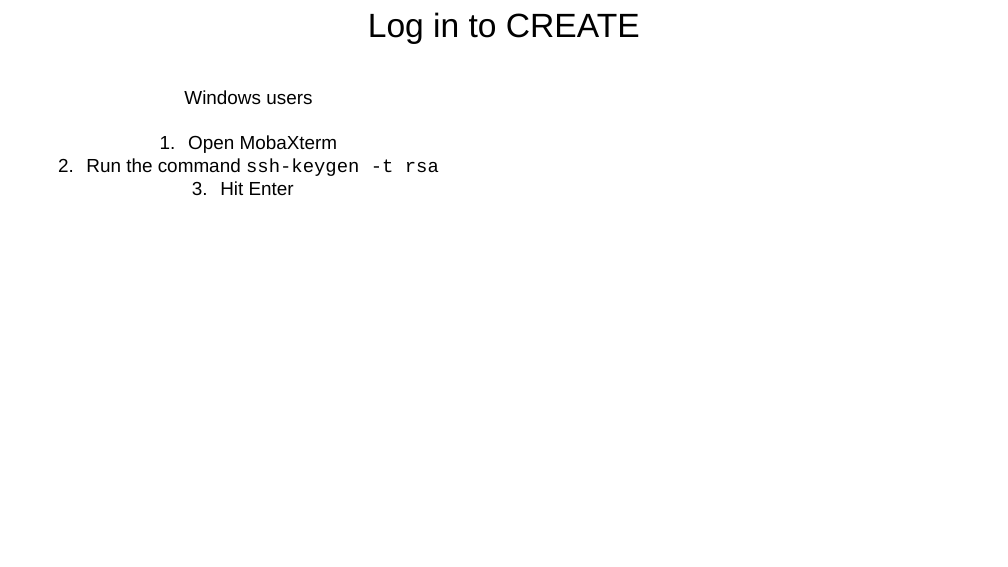
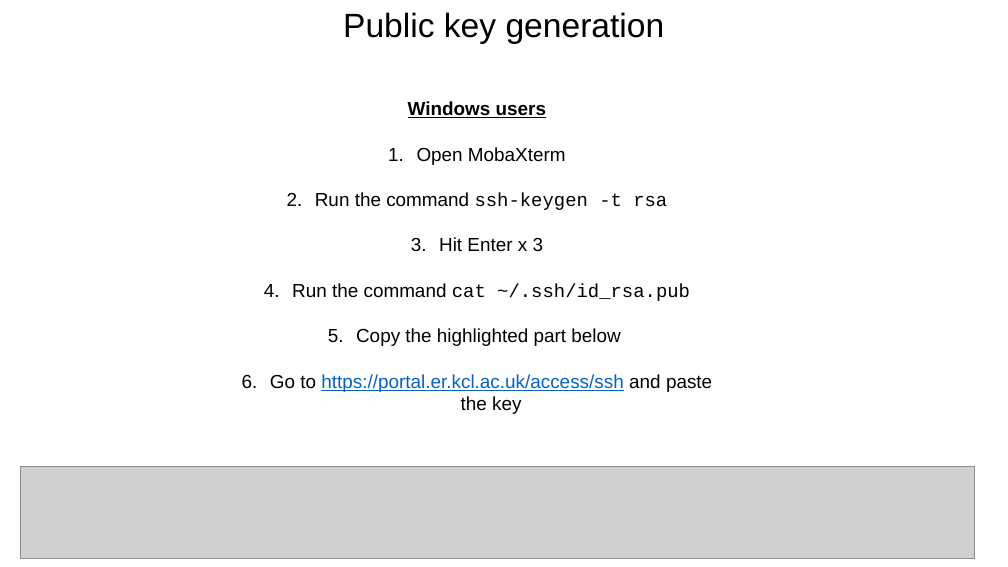
Before and after one commit to FrederickClasen/KCL_MSc_2023, a slide deck: slide 14 of Microbiome_analysis/Workshop-overview.pptx (slide 13 before the commit). Drawn at 1008x567 pixels with LibreOffice and Linux fonts; fonts in the diff are those of the drawing; grey boxes stand for pictures. Boxes give left, top, right and bottom in pixels: in the first picture for what was removed or moved away, otherwise in the second. Text is boxed around its words. In the diff, an @@ line names an element or a change of style, - is before the commit and + after.

```diff
--- a/Microbiome_analysis/Workshop-overview.pptx
+++ b/Microbiome_analysis/Workshop-overview.pptx
@@ text at (343,12,665,44): text changed @@
-Log in to CREATE
+Public key generation
@@ text "Windows users": place and size @@
-text "Windows users" at (86,90,439,195)
+text "Windows users" at (270,101,712,414)
@@ text at (408,101,546,118): bold on, underline on in "Windows users" @@
@@ text at (270,237,712,414): text changed @@
-3. Hit Enter
+3. Hit Enter x 3
+4. Run the command cat ~/.ssh/id_rsa.pub
+5. Copy the highlighted part below
+6. Go to https://portal.er.kcl.ac.uk/access/ssh and paste the key
@@ picture added at (20,467,974,559) @@
```
Also in this commit, not shown: 1 other slide changed, 2 slides added, 1 other file.
